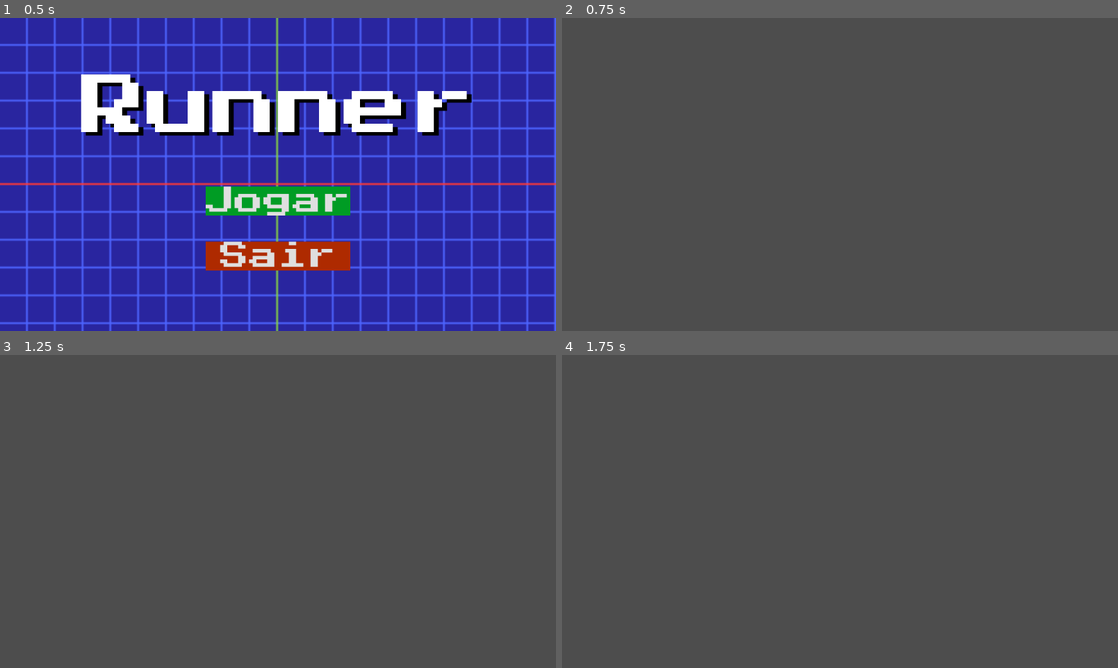
Above: before the commit, frames 1-4 (two rows, left to right).
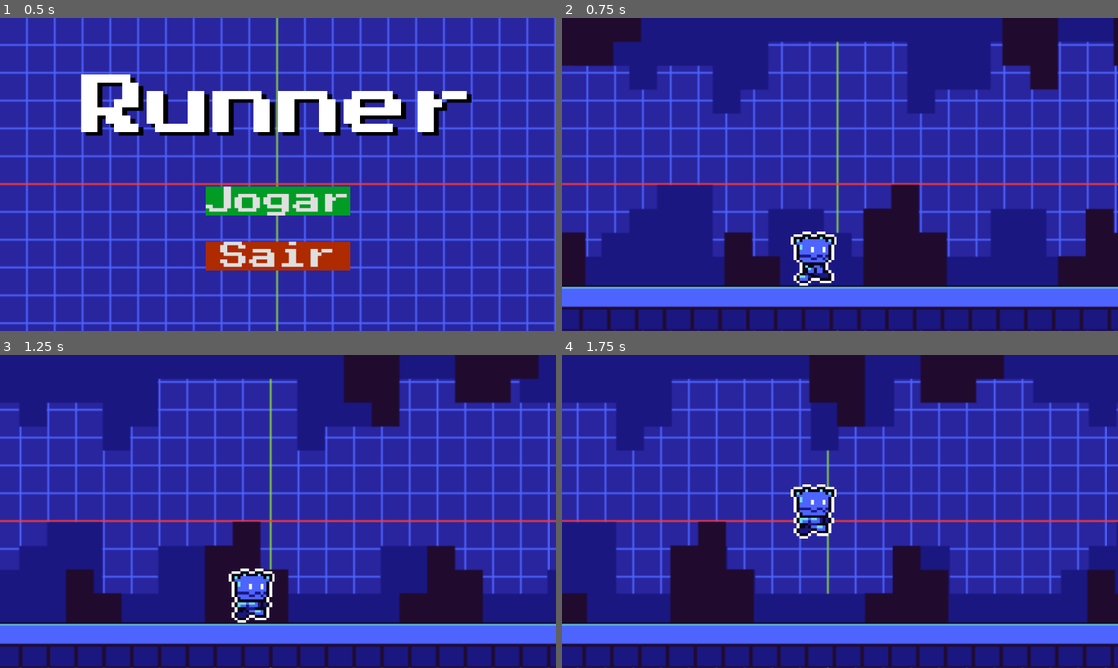
Above: after the commit, the same moments.

Repository: Luandev0208/Runner
Game: Godot game, scene res://menu.tscn
Same seed, same stepped clock (60 frames per second), same inputs: the game is played once before the commit and once after it.
Inputs:
- Up to frame 1 (0.5 s): no input
- Up to frame 2 (0.75 s): click "Jogar" at 0.5 s
- Up to frame 3 (1.25 s): no input
- Up to frame 4 (1.75 s): hold Space (ui_select) from 1.28 s (still down)

Frame 1 is identical in both runs. In frame 2, 100% of the frame differs, in the area x 0-100%, y 0-100%; in frame 3, 100%; in frame 4, 100%.

Commit message:
Base do jogo de verdade

Diff:
--- /dev/null
+++ b/jogador.gd
@@ -0,0 +1,13 @@
+extends CharacterBody2D
+
+var velocidade_pulo = -600
+func _physics_process(delta: float) -> void:
+	velocity += get_gravity()*delta
+
+	if is_on_floor():
+		$Imagem.play("default")
+		if Input.is_action_pressed("ui_select"):
+			velocity.y = velocidade_pulo
+	else:
+		$Imagem.play("pular")
+	move_and_slide()
--- /dev/null
+++ b/jogo.gd
@@ -0,0 +1,39 @@
+extends Node2D
+
+@export var velocidade: int
+func _ready() -> void:
+	velocidade = 400
+
+func _process(delta: float) -> void:
+
+	$Fundo.position.x -= velocidade*delta*0.05
+	$Fundo2.position.x -= velocidade*delta*0.05
+
+	if $Fundo.position.x < -1152:
+		$Fundo.position.x = 1152
+	if $Fundo2.position.x < -1152:
+		$Fundo2.position.x = 1152
+
+	$MeioAzul.position.x -= velocidade*delta*0.5
+	$MeioAzul2.position.x -= velocidade*delta*0.5
+
+	if $MeioAzul.position.x < -1152:
+		$MeioAzul.position.x = 1152
+	if $MeioPreto2.position.x < -1152:
+		$MeioPreto2.position.x = 1152
+
+	$MeioPreto.position.x -= velocidade*delta*1
+	$MeioPreto2.position.x -= velocidade*delta*1
+
+	if $MeioPreto.position.x < -1152:
+		$MeioPreto.position.x = 1152
+	if $MeioPreto2.position.x < -1152:
+		$MeioPreto2.position.x = 1152
+
+	$Chao.position.x -= velocidade*delta*2
+	$Chao2.position.x -= velocidade*delta*2
+
+	if $Chao.position.x < -1152:
+		$Chao.position.x = 1152
+	if $Chao2.position.x < -1152:
+		$Chao2.position.x = 1152
--- a/jogo.tscn
+++ b/jogo.tscn
@@ -1,15 +1,146 @@
 [gd_scene format=3 uid="uid://c30q2pg4uaasw"]
 
+[ext_resource type="Script" uid="uid://by712q4hs4reh" path="res://jogo.gd" id="1_yq54j"]
+[ext_resource type="Texture2D" uid="uid://buww5bao1gv1b" path="res://Recursos/background.png" id="2_1ap6j"]
+[ext_resource type="Texture2D" uid="uid://dh434um4xky85" path="res://Recursos/middleground2.png" id="3_8c340"]
+[ext_resource type="Texture2D" uid="uid://bkx3ee4davgjo" path="res://Recursos/foreground.png" id="3_qn35j"]
+[ext_resource type="Texture2D" uid="uid://do80e0wlcc08g" path="res://Recursos/middleground1.png" id="4_45nkh"]
+[ext_resource type="Texture2D" uid="uid://cn8jio477e3xl" path="res://Recursos/player.png" id="6_8c340"]
+[ext_resource type="Script" uid="uid://brbi1ca14qb5e" path="res://jogador.gd" id="6_45nkh"]
+
+[sub_resource type="RectangleShape2D" id="RectangleShape2D_ysdx3"]
+size = Vector2(1152, 93)
+
+[sub_resource type="RectangleShape2D" id="RectangleShape2D_45nkh"]
+size = Vector2(96, 113)
+
+[sub_resource type="AtlasTexture" id="AtlasTexture_ysdx3"]
+atlas = ExtResource("6_8c340")
+region = Rect2(0, 0, 48, 48)
+
+[sub_resource type="AtlasTexture" id="AtlasTexture_t8pok"]
+atlas = ExtResource("6_8c340")
+region = Rect2(48, 0, 48, 48)
+
+[sub_resource type="AtlasTexture" id="AtlasTexture_mtw28"]
+atlas = ExtResource("6_8c340")
+region = Rect2(96, 0, 48, 48)
+
+[sub_resource type="AtlasTexture" id="AtlasTexture_orj5g"]
+atlas = ExtResource("6_8c340")
+region = Rect2(144, 0, 48, 48)
+
+[sub_resource type="AtlasTexture" id="AtlasTexture_01kpq"]
+atlas = ExtResource("6_8c340")
+region = Rect2(192, 0, 48, 48)
+
+[sub_resource type="AtlasTexture" id="AtlasTexture_2ka1p"]
+atlas = ExtResource("6_8c340")
+region = Rect2(240, 0, 48, 48)
+
+[sub_resource type="AtlasTexture" id="AtlasTexture_45nkh"]
+atlas = ExtResource("6_8c340")
+region = Rect2(0, 48, 48, 48)
+
+[sub_resource type="SpriteFrames" id="SpriteFrames_qn35j"]
+animations = [{
+"frames": [{
+"duration": 1.0,
+"texture": SubResource("AtlasTexture_ysdx3")
+}, {
+"duration": 1.0,
+"texture": SubResource("AtlasTexture_t8pok")
+}, {
+"duration": 1.0,
+"texture": SubResource("AtlasTexture_mtw28")
+}, {
+"duration": 1.0,
+"texture": SubResource("AtlasTexture_orj5g")
+}, {
+"duration": 1.0,
+"texture": SubResource("AtlasTexture_01kpq")
+}, {
+"duration": 1.0,
+"texture": SubResource("AtlasTexture_2ka1p")
+}],
+"loop": true,
+"name": &"default",
+"speed": 5.0
+}, {
+"frames": [{
+"duration": 1.0,
+"texture": SubResource("AtlasTexture_45nkh")
+}],
+"loop": true,
+"name": &"pular",
+"speed": 5.0
+}]
+
 [node name="Jogo" type="Node2D" unique_id=1961390363]
+script = ExtResource("1_yq54j")
 
 [node name="Fundo" type="Sprite2D" parent="." unique_id=880474235]
+scale = Vector2(3.5999994, 3.6)
+texture = ExtResource("2_1ap6j")
+centered = false
 
 [node name="Fundo2" type="Sprite2D" parent="." unique_id=1476179579]
+position = Vector2(1152.0001, 0)
+scale = Vector2(3.5999994, 3.6)
+texture = ExtResource("2_1ap6j")
+centered = false
 
-[node name="Chao" type="Sprite2D" parent="." unique_id=1215309732]
+[node name="MeioAzul" type="Sprite2D" parent="." unique_id=2036188920]
+scale = Vector2(3.6000001, 3.0888891)
+texture = ExtResource("3_8c340")
+centered = false
+
+[node name="MeioAzul2" type="Sprite2D" parent="." unique_id=1138667846]
+position = Vector2(1152, 0)
+scale = Vector2(3.6, 3.0888891)
+texture = ExtResource("3_8c340")
+centered = false
+
+[node name="MeioPreto" type="Sprite2D" parent="." unique_id=725046158]
+scale = Vector2(3.5999997, 3.0833333)
+texture = ExtResource("4_45nkh")
+centered = false
+
+[node name="MeioPreto2" type="Sprite2D" parent="." unique_id=1774302234]
+position = Vector2(1152, 0)
+scale = Vector2(3.5999997, 3.088889)
+texture = ExtResource("4_45nkh")
+centered = false
+
+[node name="Chao" type="Sprite2D" parent="." unique_id=1570038267]
+position = Vector2(0, 507)
+scale = Vector2(3.6000004, 2.9283834)
+texture = ExtResource("3_qn35j")
+centered = false
 
 [node name="Chao2" type="Sprite2D" parent="." unique_id=1959303164]
+position = Vector2(1152, 507)
+scale = Vector2(3.6000004, 2.9283834)
+texture = ExtResource("3_qn35j")
+centered = false
 
 [node name="ChaoFisico" type="StaticBody2D" parent="." unique_id=1393248327]
 
 [node name="CorpoChao" type="CollisionShape2D" parent="ChaoFisico" unique_id=808608651]
+position = Vector2(576, 601.5)
+shape = SubResource("RectangleShape2D_ysdx3")
+
+[node name="Jogador" type="CharacterBody2D" parent="." unique_id=286979942]
+position = Vector2(-60, 4)
+script = ExtResource("6_45nkh")
+
+[node name="Corpo" type="CollisionShape2D" parent="Jogador" unique_id=1650108207]
+position = Vector2(582, 494.5)
+shape = SubResource("RectangleShape2D_45nkh")
+
+[node name="Imagem" type="AnimatedSprite2D" parent="Jogador" unique_id=507949233]
+texture_filter = 1
+position = Vector2(582, 513)
+scale = Vector2(5.937501, 5.3437505)
+sprite_frames = SubResource("SpriteFrames_qn35j")
+autoplay = "default"
--- /dev/null
+++ b/obstaculo.gd
@@ -0,0 +1 @@
+extends Area2D
--- /dev/null
+++ b/obstaculo.tscn
@@ -0,0 +1,17 @@
+[gd_scene format=3 uid="uid://brrm64y17i5nc"]
+
+[ext_resource type="Script" uid="uid://slh43c8j2nxc" path="res://obstaculo.gd" id="1_phkyr"]
+[ext_resource type="Texture2D" uid="uid://baro3r6cd60gi" path="res://Recursos/thorn.png" id="1_q7004"]
+
+[sub_resource type="RectangleShape2D" id="RectangleShape2D_phkyr"]
+size = Vector2(16, 5)
+
+[node name="Obstaculo" type="Area2D" unique_id=1269570231]
+script = ExtResource("1_phkyr")
+
+[node name="ImagemObstaculo" type="Sprite2D" parent="." unique_id=1947957010]
+texture = ExtResource("1_q7004")
+
+[node name="CorpoObstaculo" type="CollisionShape2D" parent="." unique_id=141012362]
+position = Vector2(0, 5.5)
+shape = SubResource("RectangleShape2D_phkyr")
Not shown, added: jogador.gd.uid
Not shown, added: jogo.gd.uid
Not shown, added: obstaculo.gd.uid
